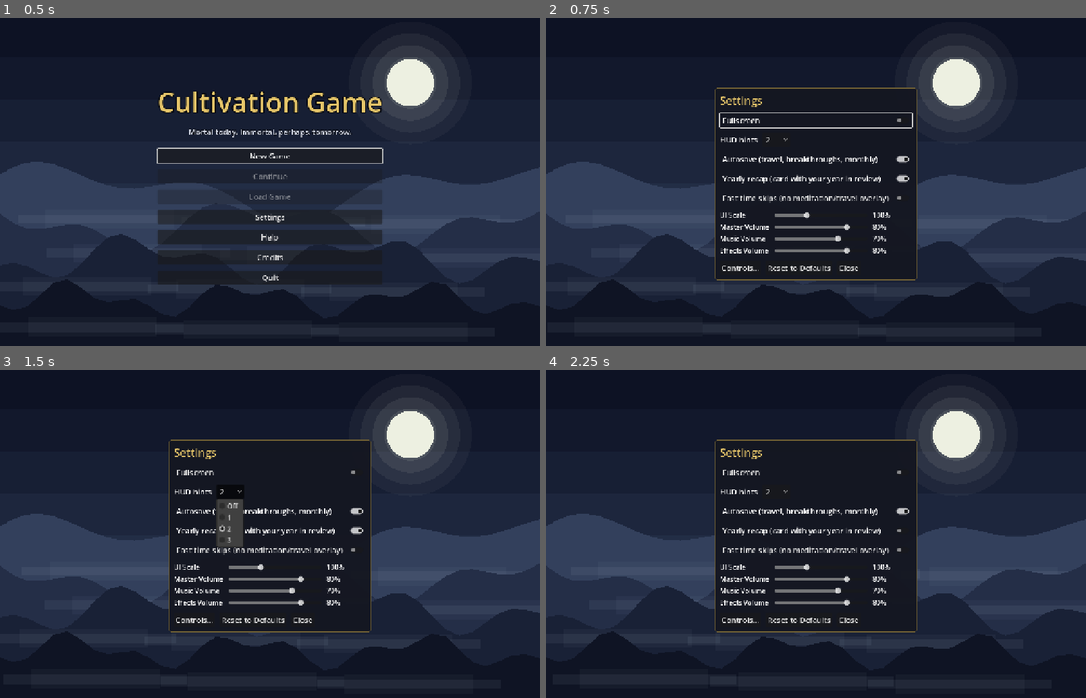
Above: before the commit, frames 1-4 (two rows, left to right).
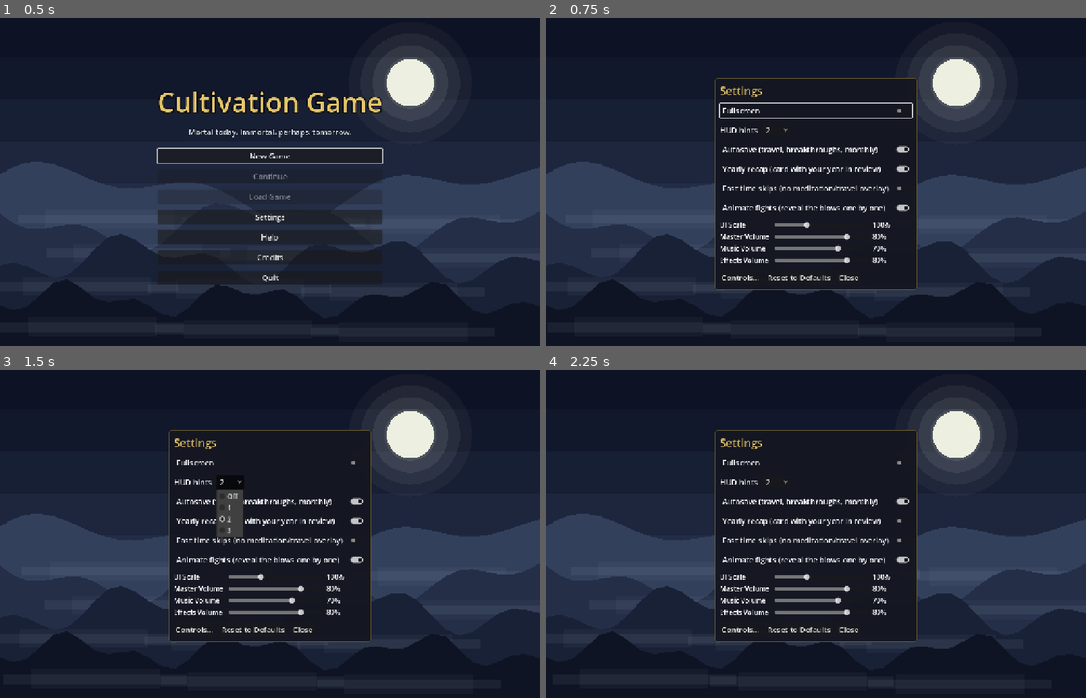
Above: after the commit, the same moments.

Repository: samridghimire/cultivation-game
Game: Godot game, scene res://src/ui/main_menu.tscn
The game is run twice, just before and just after one commit, with the same random seed, the same clock (stepped at 60 frames per second) and the same inputs.
Inputs:
- Up to frame 1 (0.5 s): no input
- Up to frame 2 (0.75 s): click "Settings" at 0.5 s
- Up to frame 3 (1.5 s): click "2" at 1.25 s
- Up to frame 4 (2.25 s): click "Yearly recap (card with your …" at 2 s

Frame 1 is identical in both runs. In frame 2, 6.1% of the frame differs, in the area x 31-69%, y 18-83%; in frame 3, 5.8%; in frame 4, 5.6%.

Commit message:
[WU-036] Combat playback: hp bars and line-by-line reveal
The combat report shows your/foe hp bars and reveals lines every 0.25s from
Combat.resolve's trace; Skip or ui_cancel shows all, Continue unlocks after.
New 'Animate fights' setting (default on).

Follow-ups: a distinct hit sound if Audio gains one (reuses 'press' for now).

Co-Authored-By: Claude Sonnet 5.5 <noreply@anthropic.com>
Claude-Session: https://claude.ai/code/session_01EMw5yFBNuCwZ8ejM6w1AtQ

Diff:
--- a/src/autoload/game_state.gd
+++ b/src/autoload/game_state.gd
@@ -25,6 +25,8 @@
 var last_loss_advice: String = ""
 ## Reward notes of the last won fight ("+8 Spirit Stone"...), shown in the combat report.
 var last_fight_spoils: PackedStringArray = PackedStringArray()
+## Last fight's playback data from Combat.resolve: trace, player_max_hp, enemy_max_hp (WU-036).
+var last_fight_playback: Dictionary = {}
 ## Active world events (WorldEvents, LW-001): [{id, region, start_day, end_day}].
 var world_events: Array = []
 ## Id of the region (data/regions.json) the player is in.
@@ -2038,6 +2040,7 @@
 			allies.append(Karma.ally_strike(player, npcs, data, ally_id))
 	var result := Combat.resolve(player, data, enemy, rng, allies, start_hp)
 	last_fight_hp = int(result["player_hp"])
+	last_fight_playback = {"trace": result["trace"], "player_max": result["player_max_hp"], "enemy_max": result["enemy_max_hp"]}
 	# The full blow-by-blow goes out with combat_finished; the log gets a summary.
 	var lines: PackedStringArray = result["log"]
 	EventBus.post(lines[0], "danger")
--- a/src/autoload/settings.gd
+++ b/src/autoload/settings.gd
@@ -23,6 +23,8 @@
 	"fast_time_skips": false,
 	# Silent autosave on travel, breakthrough, each month and window close (REL-001).
 	"autosave": true,
+	# Reveal fights line by line with hp bars (WU-036).
+	"animate_fights": true,
 	# Banner card with the year's review on each new year (WU-031).
 	"yearly_recap": true,
 }
@@ -67,7 +69,7 @@
 			return clampf(float(value), UI_SCALE_RANGE.x, UI_SCALE_RANGE.y)
 		"hud_hints":
 			return clampi(int(value), 0, 3) if value is int or value is float else DEFAULTS["hud_hints"]
-		"autosave", "yearly_recap":
+		"autosave", "yearly_recap", "animate_fights":
 			return value if value is bool else DEFAULTS[key]
 		"fast_time_skips":
 			return (value is bool and value) or str(value).to_lower() == "true"
--- a/src/ui/combat_report.gd
+++ b/src/ui/combat_report.gd
@@ -10,6 +10,22 @@
 var _log: RichTextLabel
 var _devour_button: Button
 var _close_button: Button
+var _player_bar: ProgressBar
+var _enemy_bar: ProgressBar
+var _skip_button: Button
+var _timer: Timer
+
+# Playback state (WU-036): lines revealed so far and what to show once done.
+var _lines: PackedStringArray = PackedStringArray()
+var _trace: Array = []
+var _shown: int = 0
+var _color: Color = Color.WHITE
+var _victory: bool = false
+var _advice: String = ""
+var _spoils: PackedStringArray = PackedStringArray()
+var playing: bool = false
+
+const TICK_SECONDS: float = 0.25
 
 
 func _init() -> void:
@@ -21,6 +37,11 @@
 	add_child(box)
 	_title = UIStyle.label("", 24)
 	box.add_child(_title)
+	var bars := HBoxContainer.new()
+	bars.add_theme_constant_override("separation", 12)
+	box.add_child(bars)
+	_player_bar = _make_bar(bars, "You", UIStyle.ACCENT)
+	_enemy_bar = _make_bar(bars, "Foe", UIStyle.CATEGORY_COLORS["danger"])
 	_log = RichTextLabel.new()
 	_log.bbcode_enabled = true
 	_log.scroll_following = true
@@ -31,32 +52,127 @@
 	_devour_button.name = "Devour"
 	UIStyle.tint_button_text(_devour_button, UIStyle.CATEGORY_COLORS["danger"])
 	box.add_child(_devour_button)
+	_skip_button = UIStyle.button("Skip", skip)
+	_skip_button.name = "Skip"
+	box.add_child(_skip_button)
 	_close_button = UIStyle.button("Continue", close)
 	box.add_child(_close_button)
+	_timer = Timer.new()
+	_timer.wait_time = TICK_SECONDS
+	_timer.timeout.connect(tick)
+	add_child(_timer)
+
+
+func _make_bar(parent: Control, caption: String, color: Color) -> ProgressBar:
+	var bar := ProgressBar.new()
+	bar.custom_minimum_size = Vector2(290, 24)
+	bar.size_flags_horizontal = Control.SIZE_EXPAND_FILL
+	bar.show_percentage = false
+	bar.add_theme_font_size_override("font_size", 14)
+	var fill := StyleBoxFlat.new()
+	fill.bg_color = color
+	bar.add_theme_stylebox_override("fill", fill)
+	bar.set_meta("caption", caption)
+	parent.add_child(bar)
+	return bar
+
+
+func _set_bar(bar: ProgressBar, hp: int, max_hp: int) -> void:
+	bar.max_value = maxi(max_hp, 1)
+	bar.value = hp
+	bar.tooltip_text = "%s: %d / %d hp" % [bar.get_meta("caption"), hp, max_hp]
 
 
 func _unhandled_input(event: InputEvent) -> void:
 	if visible and event.is_action_pressed("ui_cancel"):
 		get_viewport().set_input_as_handled()
-		close()
-
-
-func show_fight(enemy_name: String, victory: bool, lines: PackedStringArray, advice: String = "", spoils: PackedStringArray = PackedStringArray()) -> void:
-	var color: Color = UIStyle.ACCENT if victory else UIStyle.CATEGORY_COLORS["danger"]
+		if playing:
+			skip()
+		else:
+			close()
+
+
+## `trace`: Combat.resolve's per-line [your hp, foe hp]; with it (and the
+## "Animate fights" setting) the lines are revealed one at a time. Without
+## it, or with the setting off, the report is complete at once.
+func show_fight(enemy_name: String, victory: bool, lines: PackedStringArray, advice: String = "", spoils: PackedStringArray = PackedStringArray(), trace: Array = [], player_max: int = 0, enemy_max: int = 0) -> void:
+	_color = UIStyle.ACCENT if victory else UIStyle.CATEGORY_COLORS["danger"]
+	_victory = victory
+	_advice = advice
+	_spoils = spoils
+	_lines = lines
+	_trace = trace
 	_title.text = "%s: %s" % ["Victory" if victory else "Defeat", enemy_name]
-	_title.add_theme_color_override("font_color", color)
+	_title.add_theme_color_override("font_color", _color)
 	_log.clear()
-	for i in lines.size():
-		var line := lines[i]
-		if i == 0 or i == lines.size() - 1:
-			line = "[color=#%s]%s[/color]" % [color.to_html(false), line]
-		_log.append_text(line + "\n")
-	if not victory and advice != "":
-		_log.append_text("[color=#%s]%s[/color]\n" % [UIStyle.CATEGORY_COLORS["warning"].to_html(false), advice])
-	if victory and not spoils.is_empty():
-		_log.append_text("[color=#%s]Spoils: %s[/color]\n" % [UIStyle.ACCENT.to_html(false), ", ".join(spoils)])
-	_show_devour(victory)
+	_shown = 0
+	var has_bars := trace.size() >= lines.size() and not trace.is_empty() and player_max > 0 and enemy_max > 0
+	_player_bar.get_parent().visible = has_bars
+	if has_bars:
+		_player_bar.set_meta("max", player_max)
+		_enemy_bar.set_meta("max", enemy_max)
+		_set_bar(_player_bar, player_max, player_max)
+		_set_bar(_enemy_bar, enemy_max, enemy_max)
+		_enemy_bar.set_meta("caption", enemy_name)
+	playing = has_bars and bool(Settings.get_value("animate_fights"))
 	visible = true
+	_devour_button.visible = false
+	if playing:
+		_close_button.disabled = true
+		_skip_button.visible = true
+		_timer.start()
+		_skip_button.grab_focus.call_deferred()
+	else:
+		skip()
+
+
+## One more line (and the bars it leads to). Public so tests can step it.
+func tick() -> void:
+	if not playing:
+		return
+	_reveal(_shown)
+	_shown += 1
+	if _shown >= _lines.size():
+		_finish()
+
+
+func _reveal(i: int, sound: bool = true) -> void:
+	var line := _lines[i]
+	if i == 0 or i == _lines.size() - 1:
+		line = "[color=#%s]%s[/color]" % [_color.to_html(false), line]
+	_log.append_text(line + "\n")
+	if i < _trace.size() and _player_bar.get_parent().visible:
+		_set_bar(_player_bar, int(_trace[i][0]), int(_player_bar.get_meta("max")))
+		_set_bar(_enemy_bar, int(_trace[i][1]), int(_enemy_bar.get_meta("max")))
+	if sound and _is_hit(_lines[i]):
+		Audio.play("press")
+
+
+func _is_hit(line: String) -> bool:
+	return line.contains(" for ")
+
+
+## Shows everything at once (Skip, accept/cancel, or animation off).
+func skip() -> void:
+	if not visible:
+		return
+	if _shown < _lines.size():
+		while _shown < _lines.size():
+			_reveal(_shown, false)
+			_shown += 1
+	_finish()
+
+
+func _finish() -> void:
+	playing = false
+	_timer.stop()
+	_skip_button.visible = false
+	_close_button.disabled = false
+	if not _victory and _advice != "":
+		_log.append_text("[color=#%s]%s[/color]\n" % [UIStyle.CATEGORY_COLORS["warning"].to_html(false), _advice])
+	if _victory and not _spoils.is_empty():
+		_log.append_text("[color=#%s]Spoils: %s[/color]\n" % [UIStyle.ACCENT.to_html(false), ", ".join(_spoils)])
+	_show_devour(_victory)
 	_close_button.grab_focus.call_deferred()
 
 
@@ -88,6 +204,9 @@
 func close() -> void:
 	if not visible:
 		return
+	if playing:
+		return
 	visible = false
+	_timer.stop()
 	GameState.devour_target = {}
 	closed.emit()
--- a/src/ui/hud.gd
+++ b/src/ui/hud.gd
@@ -494,7 +494,8 @@
 func _on_combat_finished(enemy_name: String, victory: bool, lines: PackedStringArray) -> void:
 	_choice_menu.close()
 	_close_screens()
-	_combat_report.show_fight(enemy_name, victory, lines, GameState.last_loss_advice, GameState.last_fight_spoils)
+	_combat_report.show_fight(enemy_name, victory, lines, GameState.last_loss_advice, GameState.last_fight_spoils,
+			GameState.last_fight_playback.get("trace", []), int(GameState.last_fight_playback.get("player_max", 0)), int(GameState.last_fight_playback.get("enemy_max", 0)))
 	_update_modal()
 
 
--- a/src/ui/settings_screen.gd
+++ b/src/ui/settings_screen.gd
@@ -20,6 +20,7 @@
 var _autosave: CheckButton
 var _yearly_recap: CheckButton
 var _fast_skips: CheckButton
+var _animate_fights: CheckButton
 var _sliders: Dictionary = {}  # setting key -> HSlider
 var _value_labels: Dictionary = {}  # setting key -> Label
 var _general: VBoxContainer
@@ -76,6 +77,11 @@
 	_fast_skips.add_theme_font_size_override("font_size", 18)
 	_fast_skips.toggled.connect(func(on: bool): Settings.set_value("fast_time_skips", on))
 	box.add_child(_fast_skips)
+	_animate_fights = CheckButton.new()
+	_animate_fights.text = "Animate fights (reveal the blows one by one)"
+	_animate_fights.add_theme_font_size_override("font_size", 18)
+	_animate_fights.toggled.connect(func(on: bool): Settings.set_value("animate_fights", on))
+	box.add_child(_animate_fights)
 
 	var grid := GridContainer.new()
 	grid.columns = 3
@@ -276,6 +282,7 @@
 	_autosave.set_pressed_no_signal(Settings.get_value("autosave"))
 	_yearly_recap.set_pressed_no_signal(Settings.get_value("yearly_recap"))
 	_fast_skips.set_pressed_no_signal(Settings.get_value("fast_time_skips"))
+	_animate_fights.set_pressed_no_signal(Settings.get_value("animate_fights"))
 	for key in _sliders:
 		_sliders[key].set_value_no_signal(Settings.get_value(key))
 		_value_labels[key].text = format_value(key, Settings.get_value(key))
--- /dev/null
+++ b/tests/unit/test_combat_playback.gd
@@ -0,0 +1,69 @@
+extends TestCase
+## WU-036: the combat report reveals blows one at a time, with hp bars.
+
+const LINES := ["You face the foe.", "You strike for 5.", "Foe hits you for 3.", "You defeat the foe!"]
+const TRACE := [[20, 10], [20, 5], [17, 5], [17, 0]]
+
+
+func _report(animate: bool) -> CombatReport:
+	var settings: Node = (Engine.get_main_loop() as SceneTree).root.get_node("Settings")
+	settings.set_value("animate_fights", animate)
+	var r := CombatReport.new()
+	(Engine.get_main_loop() as SceneTree).root.add_child(r)
+	return r
+
+
+func _text(r: CombatReport) -> String:
+	return r._log.get_parsed_text()
+
+
+func test_animated_report_reveals_line_by_line() -> void:
+	var r := _report(true)
+	r.show_fight("Foe", true, PackedStringArray(LINES), "", PackedStringArray(), TRACE, 20, 10)
+	assert_true(r.playing)
+	assert_true(r._close_button.disabled, "Continue waits for the reveal")
+	assert_eq(int(r._enemy_bar.value), 10)
+	r.tick()
+	r.tick()
+	assert_true(_text(r).contains("You strike"))
+	assert_false(_text(r).contains("You defeat"), "fewer lines than the log")
+	assert_eq(int(r._enemy_bar.value), 5)
+	r.tick()
+	assert_eq(int(r._player_bar.value), 17)
+	r.tick()
+	assert_false(r.playing)
+	assert_false(r._close_button.disabled)
+	assert_true(_text(r).contains("You defeat"))
+	assert_eq(int(r._enemy_bar.value), 0)
+	r.queue_free()
+
+
+func test_skip_shows_everything() -> void:
+	var r := _report(true)
+	r.show_fight("Foe", true, PackedStringArray(LINES), "", PackedStringArray(["a herb"]), TRACE, 20, 10)
+	r.tick()
+	r.skip()
+	assert_false(r.playing)
+	assert_true(_text(r).contains("You defeat"))
+	assert_true(_text(r).contains("Spoils: a herb"))
+	assert_eq(int(r._player_bar.value), 17)
+	assert_false(r._close_button.disabled)
+	r.queue_free()
+
+
+func test_setting_off_is_instant() -> void:
+	var r := _report(false)
+	r.show_fight("Foe", true, PackedStringArray(LINES), "", PackedStringArray(), TRACE, 20, 10)
+	assert_false(r.playing)
+	assert_true(_text(r).contains("You defeat"))
+	assert_eq(int(r._enemy_bar.value), 0)
+	assert_false(r._close_button.disabled)
+	r.queue_free()
+
+
+func test_no_trace_is_instant() -> void:
+	var r := _report(true)
+	r.show_fight("Foe", false, PackedStringArray(LINES), "")
+	assert_false(r.playing)
+	assert_true(_text(r).contains("You defeat"))
+	r.queue_free()
Not shown, added: tests/unit/test_combat_playback.gd.uid
